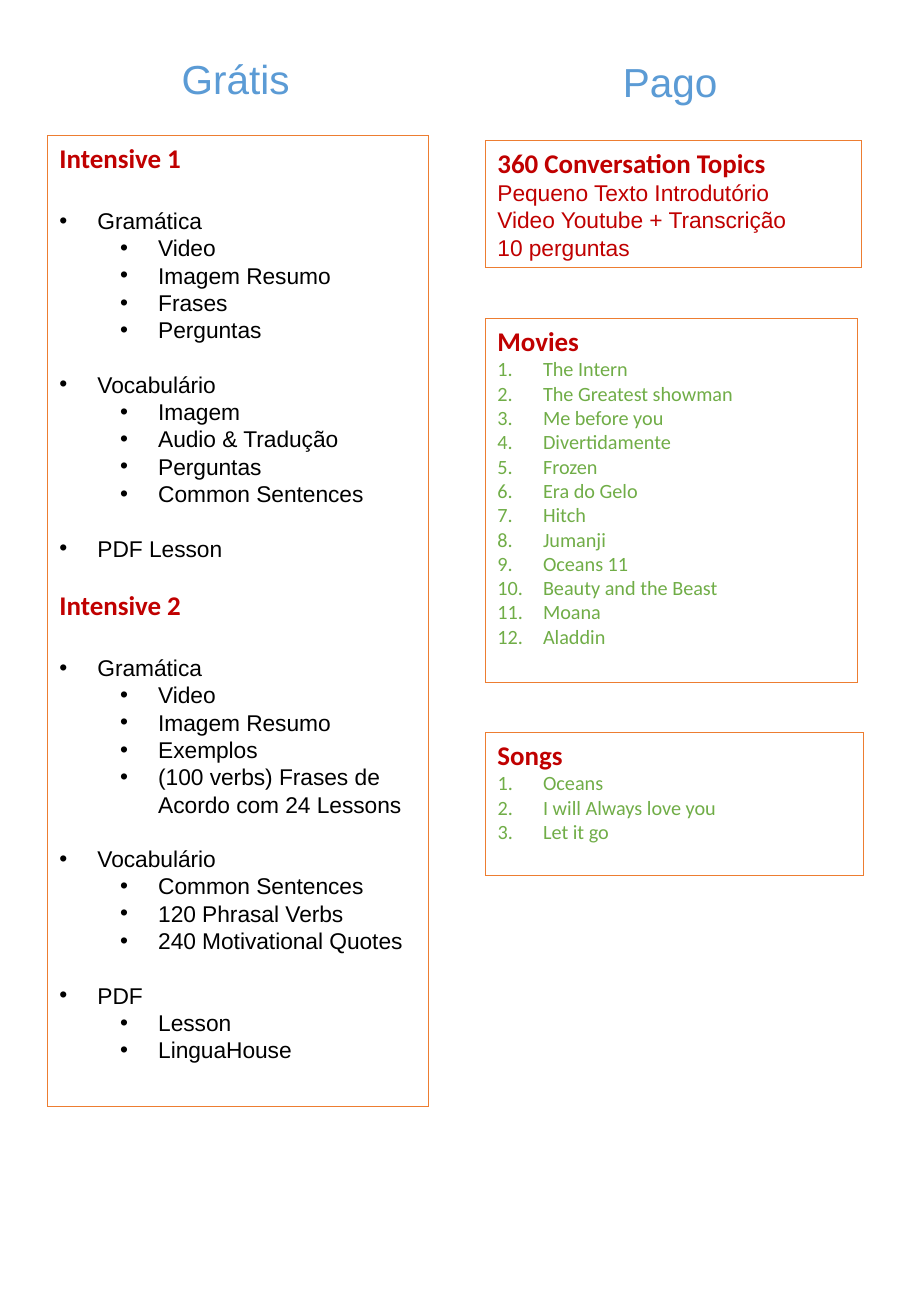
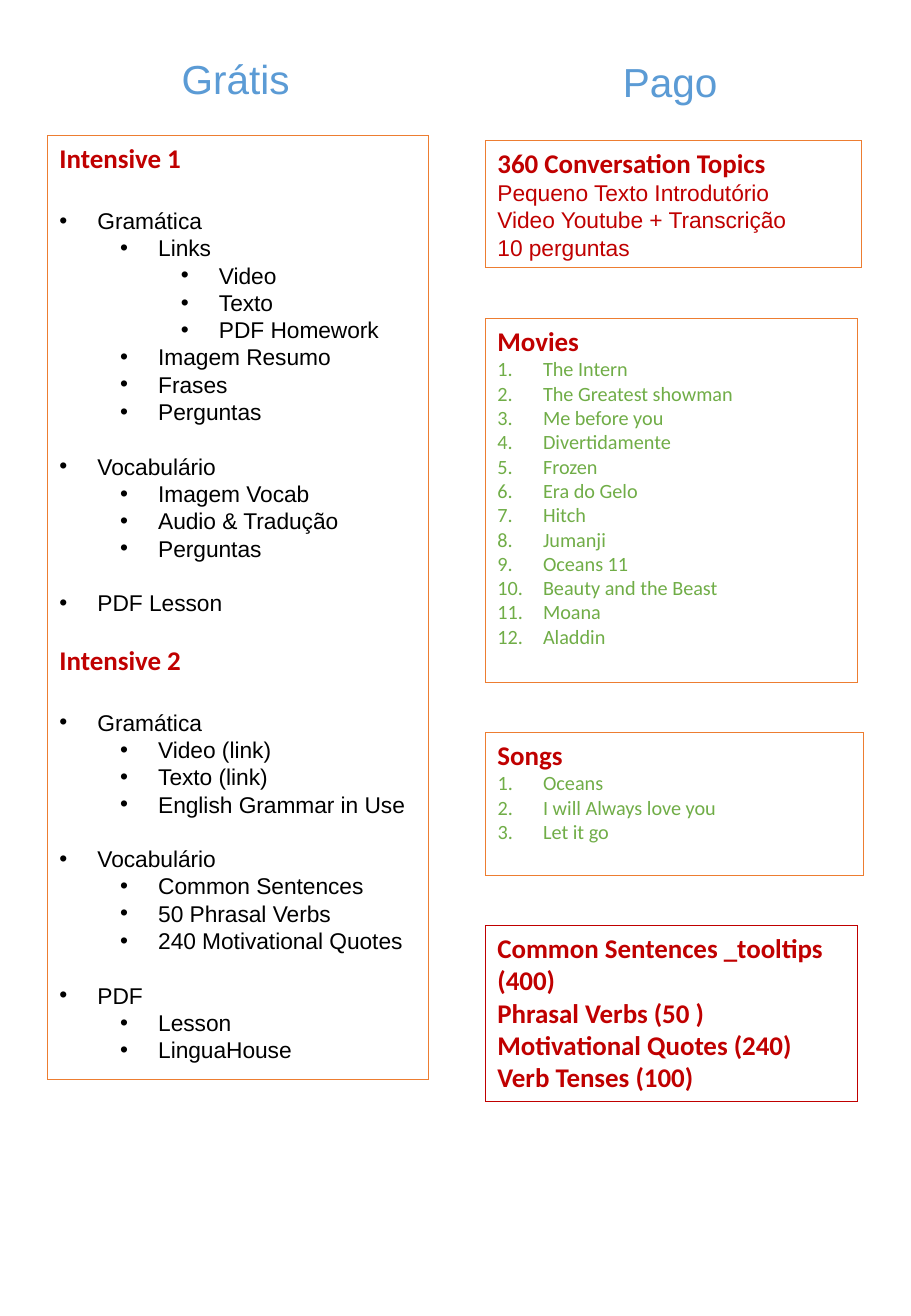
Before and after one commit to fernandori0715/trainup, a slide deck: slide 3 of content/files/Operacional/Cronograma_geral.pptx. Drawn at 911x1316 pixels with LibreOffice and Linux fonts; fonts in the diff are those of the drawing. Boxes give left, top, right and bottom in pixels: in the first picture for what was removed or moved away, otherwise in the second. Text is boxed around its words. In the diff, an @@ line names an element or a change of style, - is before the commit and + after.

```diff
--- a/content/files/Operacional/Cronograma_geral.pptx
+++ b/content/files/Operacional/Cronograma_geral.pptx
@@ rectangle "Intensive 1": place and size @@
-rectangle "Intensive 1" at (47,136,428,1107)
+rectangle "Intensive 1" at (47,136,428,1080)
@@ text in rectangle at (158,239,211,257): paragraph added @@
+  • Links
@@ text in rectangle at (219,267,277,285): list level 2 to 3 in "Video" @@
@@ text in rectangle at (219,295,379,339): paragraphs added @@
+    • Texto
+    • PDF Homework
@@ text in rectangle at (158,485,309,507): text changed @@
-  • Imagem
+  • Imagem Vocab
@@ text in rectangle at (158,486,363,503): paragraph removed @@
-  • Common Sentences
@@ text in rectangle at (158,741,405,817): text changed @@
-  • Video
-  • Imagem Resumo
-  • Exemplos
-  • (100 verbs) Frases de Acordo com 24 Lessons
+  • Video (link)
+  • Texto (link)
+  • English Grammar in Use
@@ text in rectangle at (158,905,331,923): text changed @@
-  • 120 Phrasal Verbs
+  • 50 Phrasal Verbs
@@ rectangle added at (486,926,859,1102), outline #C00000 0.75 pt, 16 pt, text #C00000, bold @@
+Common Sentences _tooltips (400)
+Phrasal Verbs (50 )
+Motivational Quotes (240)
+Verb Tenses (100)
```
Also in this commit, not shown: 2 slides removed, 8 other files.
